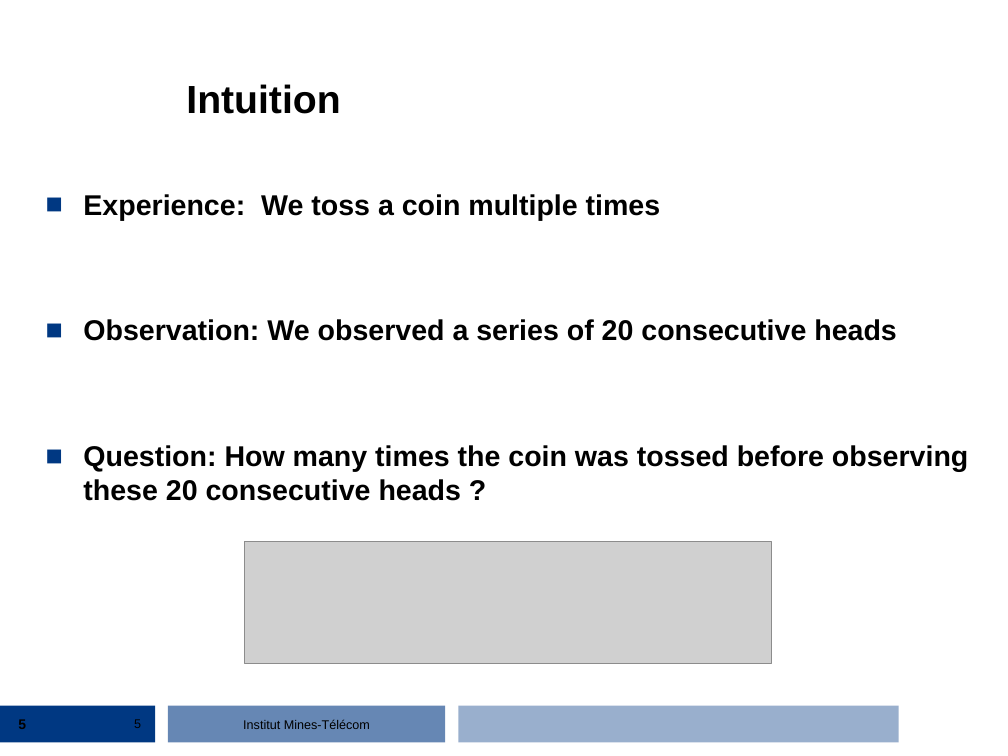
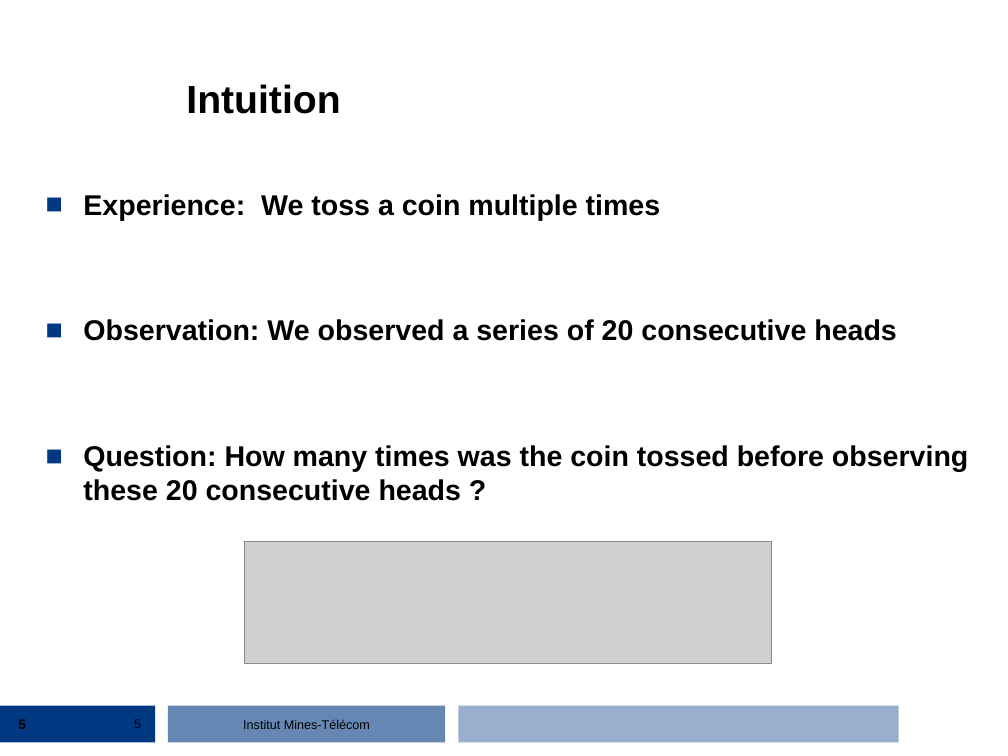
Before and after one commit to streaming-algorithms/hyper_log_log, a slide deck: slide 5 of 2_hyperloglog.ppt. Drawn at 1008x756 pixels with LibreOffice and Linux fonts; fonts in the diff are those of the drawing; grey boxes stand for pictures; background and template pictures are left out. Boxes give left, top, right and bottom in pixels: in the first picture for what was removed or moved away, otherwise in the second. Text is boxed around its words. In the diff, an @@ line names an element or a change of style, - is before the commit and + after.

Commit message:
update slides

```diff
--- a/2_hyperloglog.ppt
+++ b/2_hyperloglog.ppt
@@ text at [83, 445, 968, 501]: text changed @@
-■ Question: How many times the coin was tossed before observing these 20 consecutive heads ?
+■ Question: How many times was the coin tossed before observing these 20 consecutive heads ?
```
Also in this commit, not shown: 3 other slides changed.
